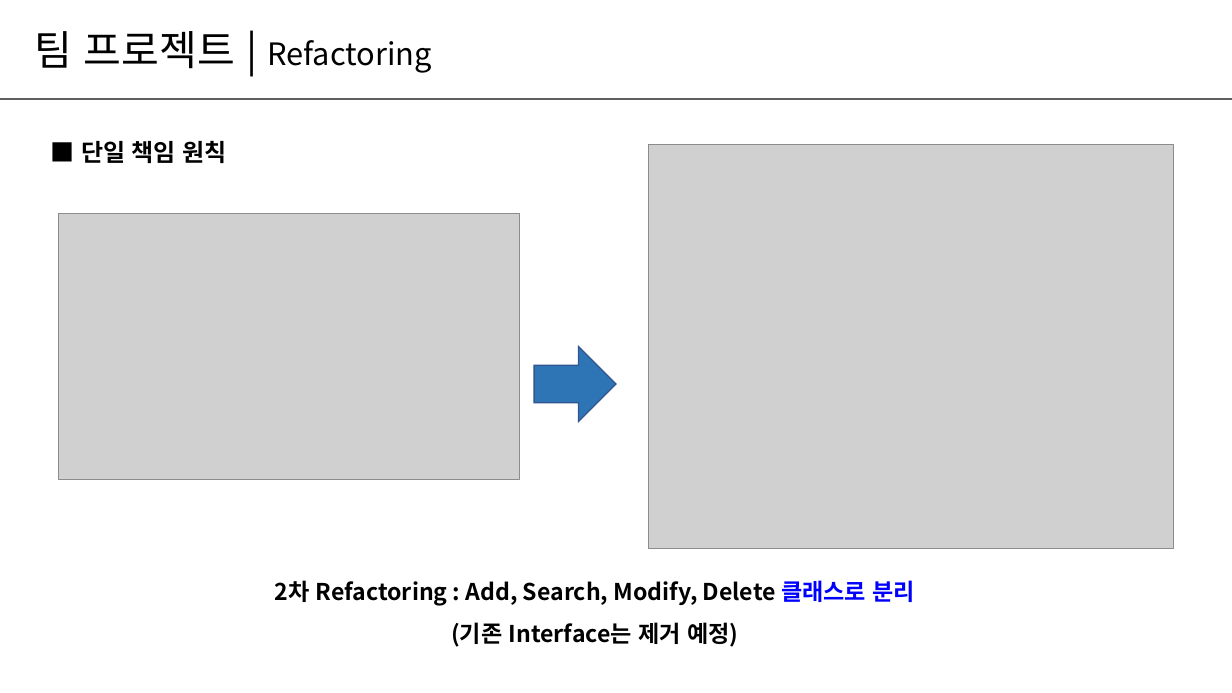
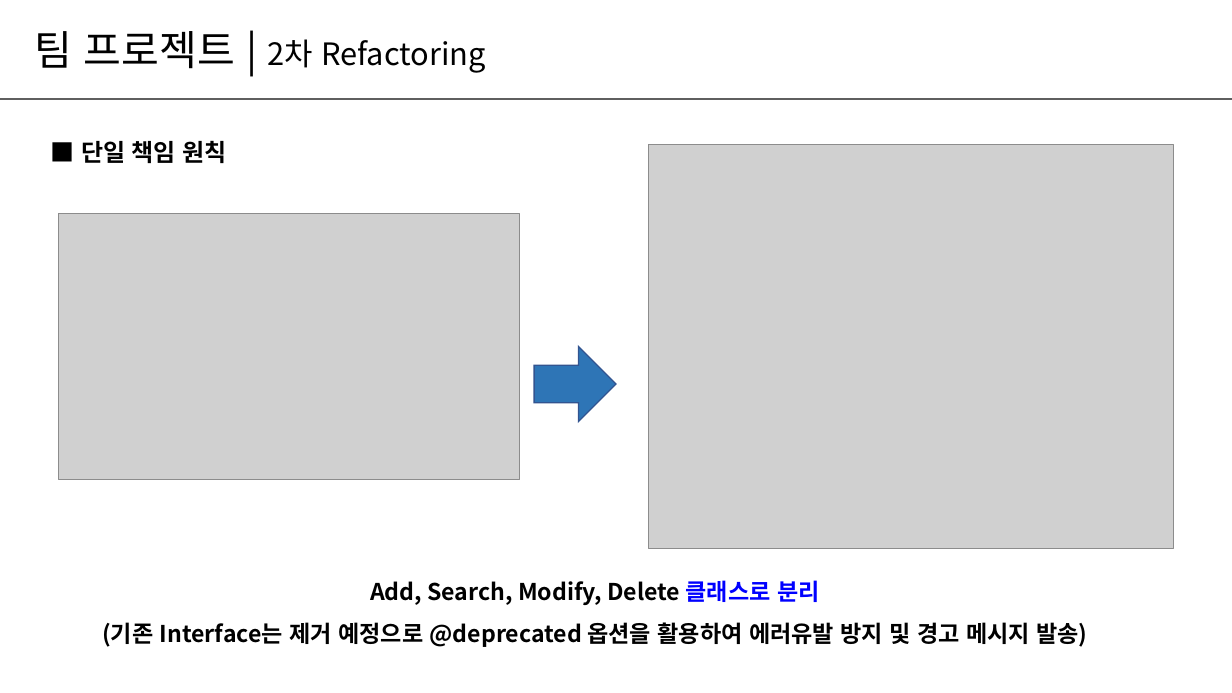
Before and after one commit to wjoongkim/Easy, a slide deck: slide 7 of 팀프로젝트_Easy팀_발표.pptx. Drawn at 1232x693 pixels with LibreOffice and Linux fonts; fonts in the diff are those of the drawing; grey boxes stand for pictures. Boxes give left, top, right and bottom in pixels: in the first picture for what was removed or moved away, otherwise in the second. Text is boxed around its words. In the diff, an @@ line names an element or a change of style, - is before the commit and + after.

```diff
--- a/팀프로젝트_Easy팀_발표.pptx
+++ b/팀프로젝트_Easy팀_발표.pptx
@@ text at <box>35,31,486,73</box>: text changed @@
-팀 프로젝트 | Refactoring
+팀 프로젝트 | 2차 Refactoring
@@ text at <box>160,580,1030,647</box>: text changed @@
-2차 Refactoring : Add, Search, Modify, Delete 클래스로 분리
-(기존 Interface는 제거 예정)
+Add, Search, Modify, Delete 클래스로 분리
+(기존 Interface는 제거 예정으로 @deprecated 옵션을 활용하여 에러유발 방지 및 경고 메시지 발송)
```
Also in this commit, not shown: 6 other slides changed.
